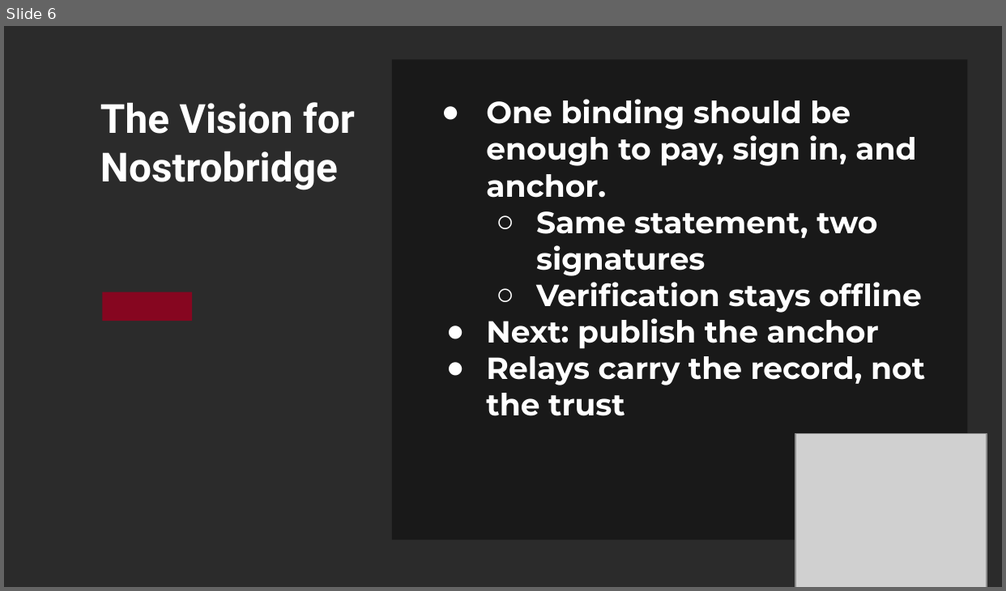
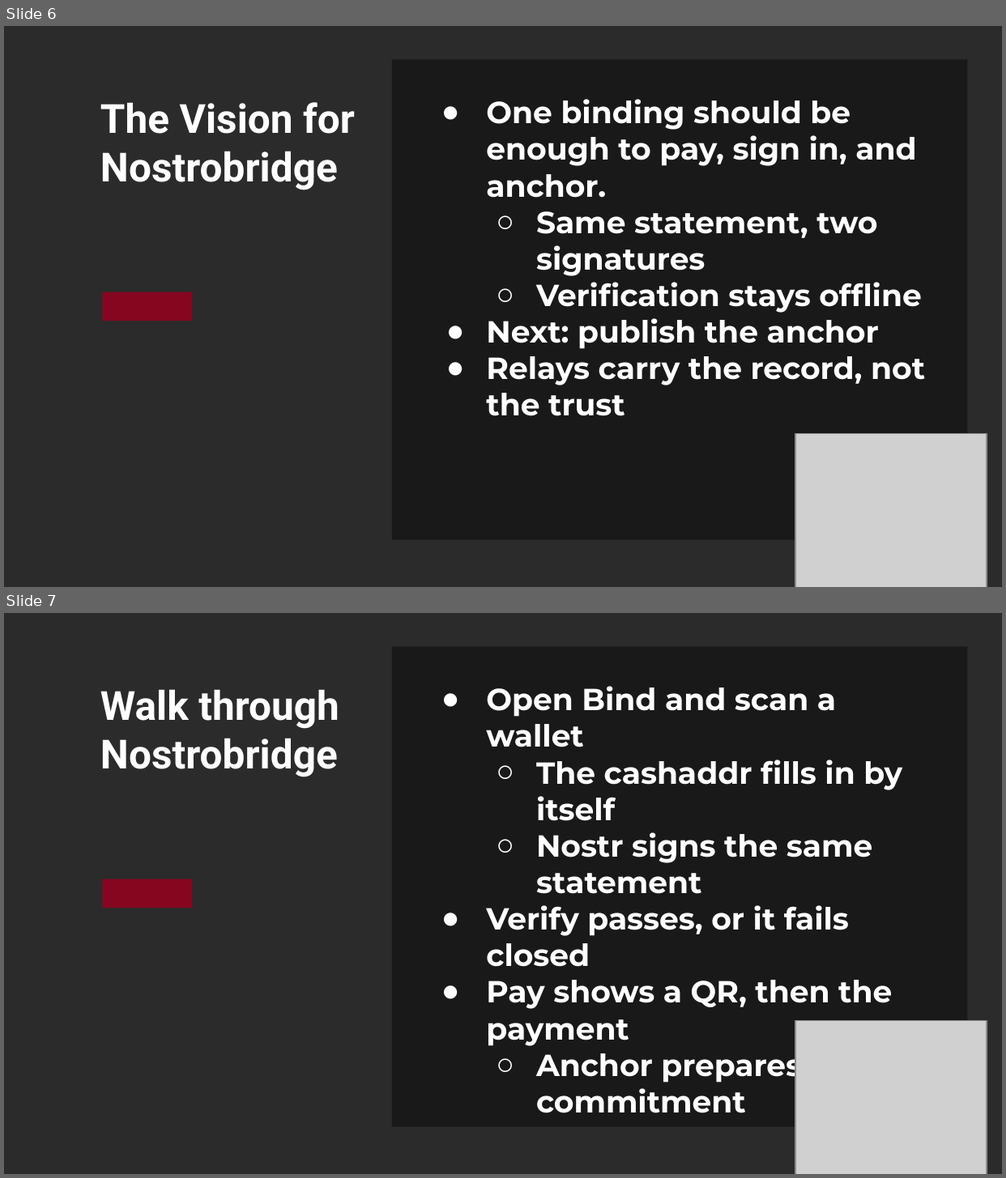
Before and after one commit to Utitofon-Udoekong/nostrobridge, a slide deck: BLAZE-2026-Nostrobridge.pptx. Shown one above the other, each under a label of ours: slide 6 before the commit, slides 6 and 7 after it. The pictures are 1006x591 and 1006x1178 pixels, drawn with LibreOffice and Linux fonts; fonts in the diff are those of the drawing; grey boxes stand for pictures; background and template pictures are left out; a plain dark background stands for a picture behind light text. Boxes give left, top, right and bottom in pixels: in the first picture for what was removed or moved away, otherwise in the second. Text is boxed around its words. In the diff, an @@ line names an element or a change of style, - is before the commit and + after.

Commit message:
feat: watch for a payment and compile identity before deploy
The cashaddr field fills from the connected wallet, Pay replaces the QR when a new transaction arrives, and the Vercel build compiles @bchblaze/identity first.

```diff
--- a/BLAZE-2026-Nostrobridge.pptx
+++ b/BLAZE-2026-Nostrobridge.pptx
@@ slide 7 added at (x1=4, y1=613, x2=1002, y2=1174), background picture (left out) @@
@@ rectangle added at (x1=392, y1=647, x2=968, y2=1128), fill #000000 at 41% opacity @@
@@ text added at (x1=100, y1=689, x2=339, y2=777), 29 pt, text #FFFFFF, bold @@
+Walk through
+Nostrobridge
@@ text added at (x1=486, y1=686, x2=902, y2=1084), 22 pt, text #FFFFFF, bold @@
+● Open Bind and scan a wallet
+  ○ The cashaddr fills in by itself
+  ○ Nostr signs the same statement
+● Verify passes, or it fails closed
+● Pay shows a QR, then the payment
+  ○ Anchor prepares a commitment
@@ rectangle added at (x1=102, y1=879, x2=192, y2=909), fill #860620 @@
@@ picture added at (x1=795, y1=1021, x2=986, y2=1174) @@
```
Also in this commit, not shown: 1 other slide added, 9 other files.
